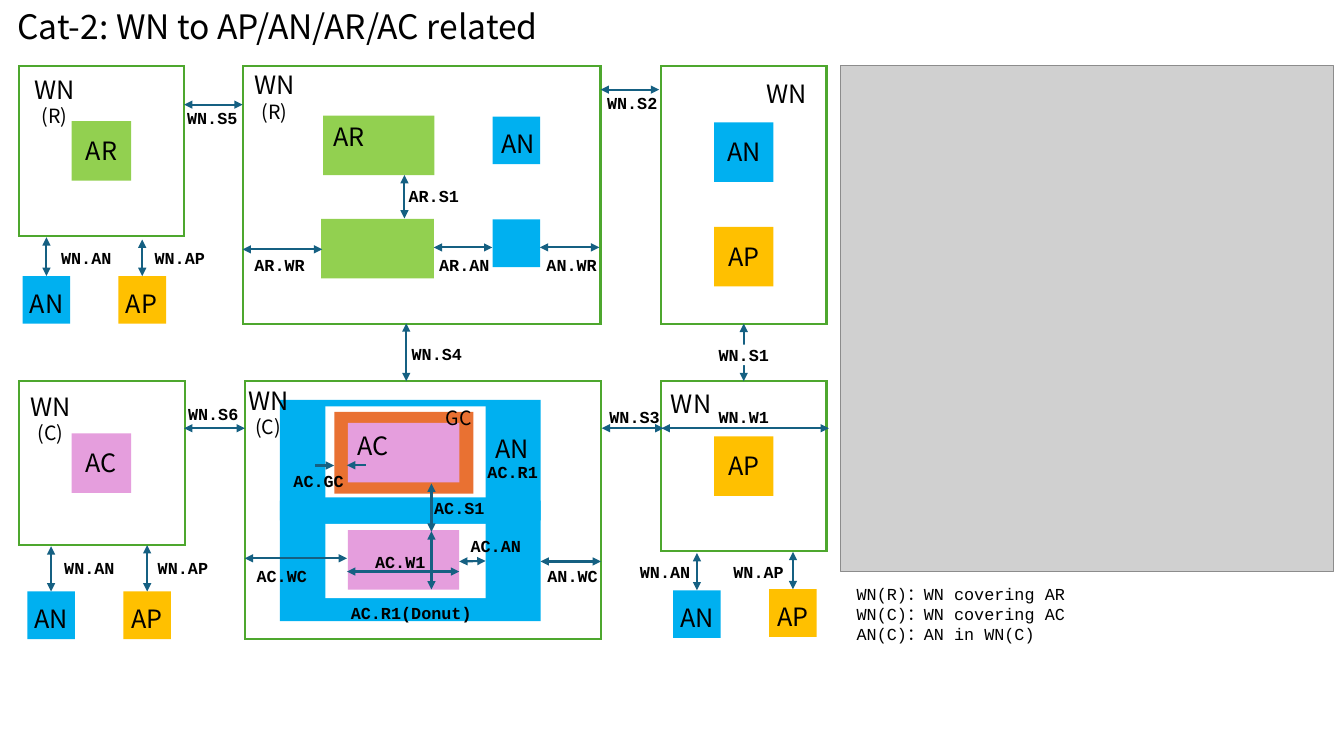
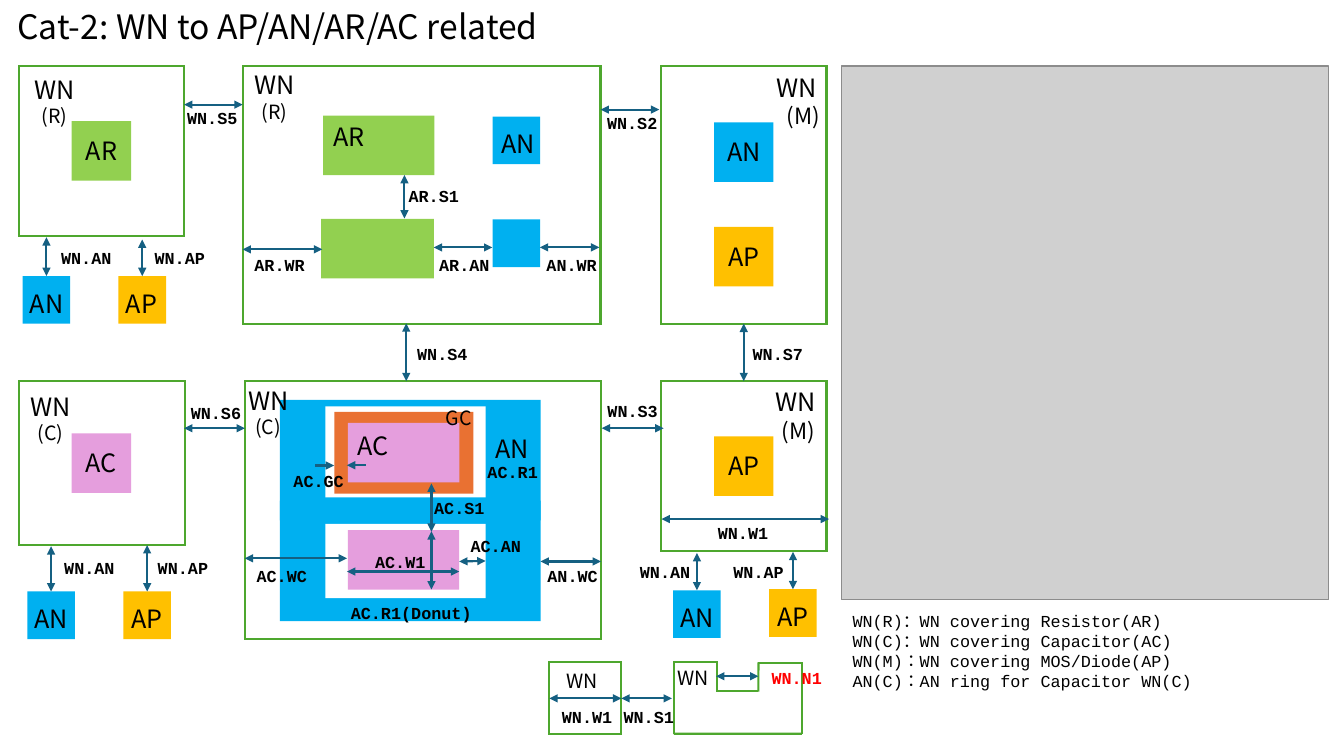
Before and after one commit to OpenSUSI/TR-1um, a slide deck: slide 4 of Document/TR-1um_DRC_summary.pptx. Drawn at 1344x756 pixels with LibreOffice and Linux fonts; fonts in the diff are those of the drawing; grey boxes stand for pictures. Boxes give left, top, right and bottom in pixels: in the first picture for what was removed or moved away, otherwise in the second. Text is boxed around its words. In the diff, an @@ line names an element or a change of style, - is before the commit and + after.

```diff
--- a/Document/TR-1um_DRC_summary.pptx
+++ b/Document/TR-1um_DRC_summary.pptx
@@ text "WN": place and size @@
-text "WN" at box(767, 84, 807, 103)
+text "WN" at box(777, 78, 820, 129)
@@ picture: place and size @@
-picture at box(841, 66, 1335, 572)
+picture at box(842, 67, 1330, 601)
@@ text "WN.S2": place and size @@
-text "WN.S2" at box(607, 97, 657, 109)
+text "WN.S2" at box(607, 117, 657, 129)
@@ double arrow moved from (601, 90) - (659, 90) to (601, 110) - (659, 110) @@
@@ text at box(787, 106, 820, 129): paragraph added @@
+(M)
@@ text "WN.S4": place and size @@
-text "WN.S4" at box(412, 348, 462, 360)
+text "WN.S4" at box(417, 348, 467, 360)
@@ text at box(753, 348, 803, 360): text changed @@
-WN.S1
+WN.S7
@@ text "WN": place and size @@
-text "WN" at box(671, 394, 711, 413)
+text "WN" at box(776, 392, 816, 444)
@@ text "WN.S6" rewrapped from box(188, 408, 238, 425) to box(191, 407, 241, 419) @@
@@ text "WN.S3" rewrapped from box(609, 411, 659, 428) to box(607, 405, 657, 417) @@
@@ text at box(782, 421, 815, 444): paragraph added @@
+(M)
@@ double arrow moved from (661, 429) - (829, 429) to (661, 519) - (829, 519) @@
@@ text "WN.W1" rewrapped from box(719, 412, 769, 428) to box(718, 528, 768, 539) @@
@@ text at box(853, 615, 1191, 691): text changed @@
-WN(R)：WN covering AR
-WN(C)：WN covering AC
-AN(C)：AN in WN(C)
+WN(R)：WN covering Resistor(AR)
+WN(C)：WN covering Capacitor(AC)
+WN(M)：WN covering MOS/Diode(AP)
+AN(C)：AN ring for Capacitor WN(C)
@@ rectangle added at box(549, 662, 621, 734), fill #FFFFFF, outline #4EA72E 1.5 pt @@
@@ text added at box(567, 673, 598, 688), 14 pt, text #000000 @@
+WN
@@ text added at box(677, 670, 708, 685), 14 pt, text #000000 @@
+WN
@@ double arrow added from (716, 677) to (758, 677), #156082 1.5 pt @@
@@ group added at box(674, 661, 803, 735): 8 lines @@
@@ text added at box(772, 672, 822, 690), 12 pt, text #FF0000, bold @@
+WN.N1
@@ double arrow added from (549, 699) to (621, 699), #156082 1.5 pt @@
@@ text added at box(562, 712, 612, 723), 12 pt, text #000000, bold @@
+WN.W1
@@ double arrow added from (621, 699) to (673, 699), #156082 1.5 pt @@
@@ text added at box(624, 711, 674, 729), 12 pt, text #000000, bold @@
+WN.S1
```
Also in this commit, not shown: 8 other slides changed, 9 slides added, 1 other file.
